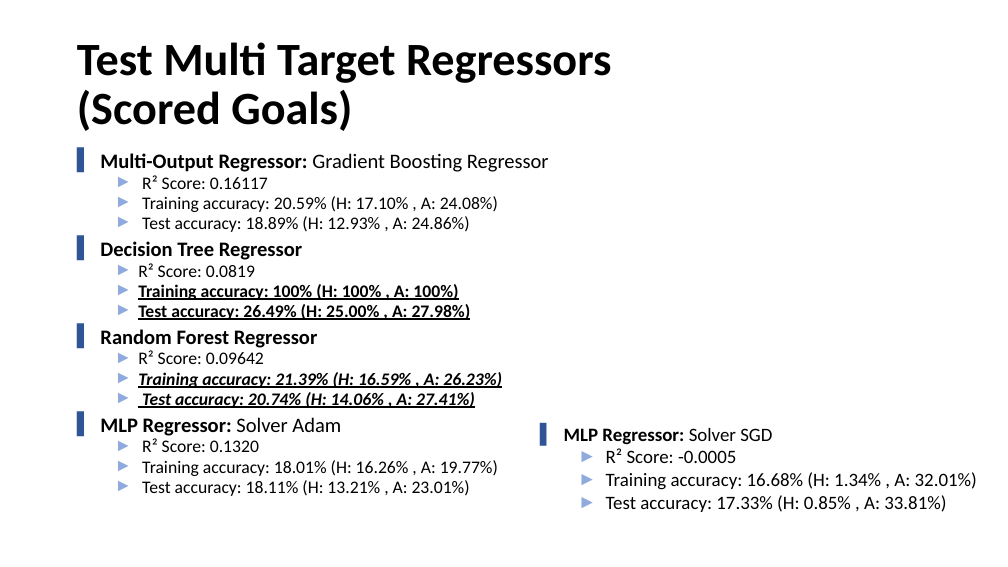
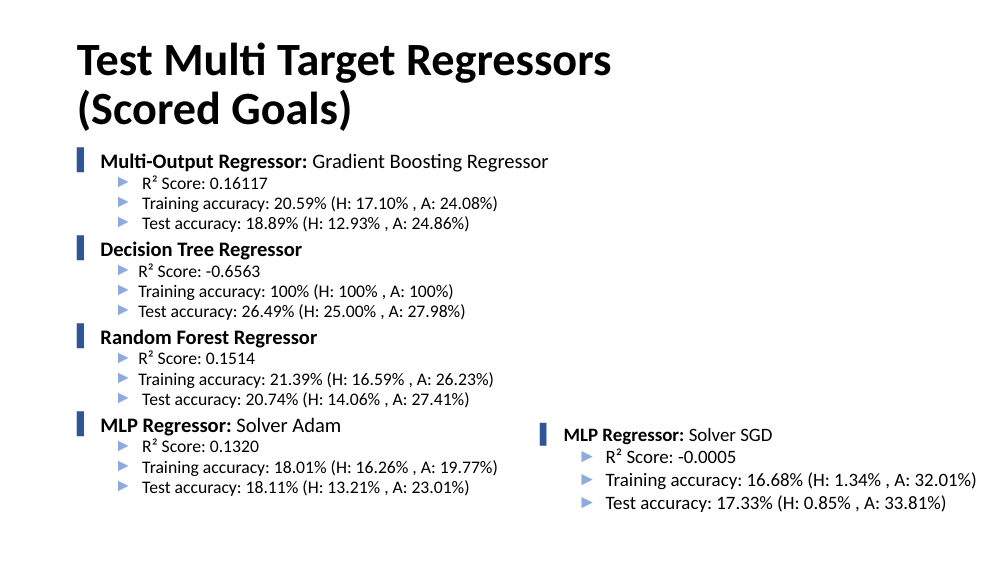
Before and after one commit to Khaledjallouli/project, a slide deck: slide 5 of Daily/sprint7/Sprint7_Review.pptx. Drawn at 1008x567 pixels with LibreOffice and Linux fonts; fonts in the diff are those of the drawing; background and template pictures are left out. Boxes give left, top, right and bottom in pixels: in the first picture for what was removed or moved away, otherwise in the second. Text is boxed around its words. In the diff, an @@ line names an element or a change of style, - is before the commit and + after.

```diff
--- a/Daily/sprint7/Sprint7_Review.pptx
+++ b/Daily/sprint7/Sprint7_Review.pptx
@@ text at (x1=138, y1=263, x2=261, y2=277): text changed @@
-  ► R² Score: 0.0819
+  ► R² Score: -0.6563
@@ text at (x1=138, y1=284, x2=494, y2=408): bold off, underline off in "Training accuracy: 100% (H: 100% , A: ...", "Test accuracy: 26.49% (H: 25.00% , A: ...", "Training accuracy: 21.39% (H: 16.59% , A: ...", "Test accuracy: 20.74% (H: 14.06% , A: ..."; italic off in "Training accuracy: 21.39% (H: 16.59% , A: ...", "Test accuracy: 20.74% (H: 14.06% , A: ..." @@
@@ text at (x1=138, y1=350, x2=255, y2=364): text changed @@
-  ► R² Score: 0.09642
+  ► R² Score: 0.1514
```
